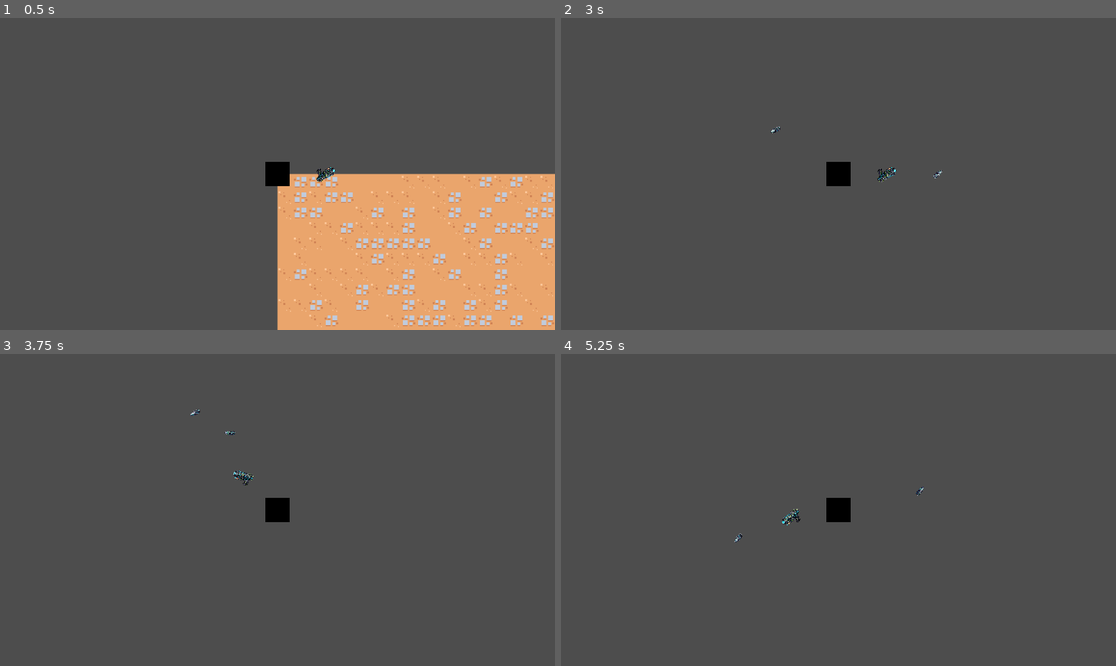
Above: before the commit, frames 1-4 (two rows, left to right).
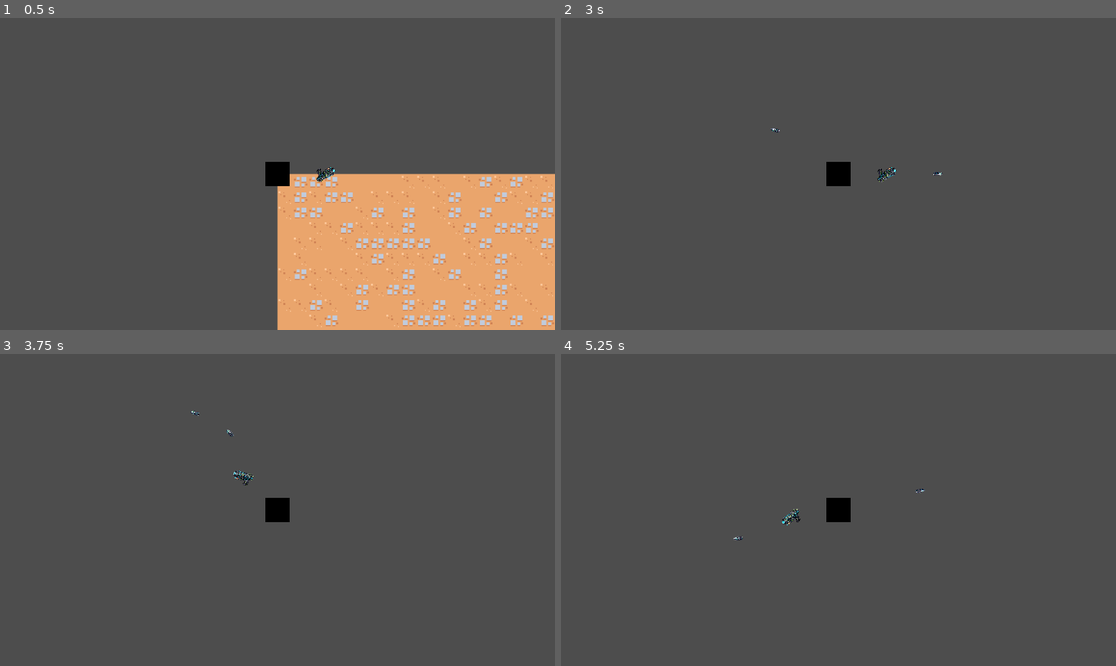
Above: after the commit, the same moments.

Repository: AineeJames/ToBeNamed
Game: Godot game, scene res://scenes/main_game/main_game.tscn
The game is run twice, just before and just after one commit, with the same random seed, the same clock (stepped at 60 frames per second) and the same inputs.
Inputs (mouse positions are in pixels of both pictures, inside the frame that each line leads up to):
- Up to frame 1 (0.5 s): no input
- Up to frame 2 (3 s): tap Enter at 0.5, 2.75 s; move the mouse to (810, 236) at 0.52 s; press the mouse at (810, 236) at 0.53 s; hold W (move_up) 0.53-2.03 s; move the mouse to (1005, 220) at 1.27 s; release the mouse at (1005, 220) at 1.28 s; click (1005, 220) at 1.35 s; tap Space at 2 s; move the mouse to (672, 127) at 2.02 s; press the mouse at (672, 127) at 2.03 s; hold A (move_left) from 2.03 s (still down); move the mouse to (866, 174) at 2.77 s; release the mouse at (866, 174) at 2.78 s; click (866, 174) at 2.85 s
- Up to frame 3 (3.75 s): move the mouse to (194, 432) at 3.52 s; release A (move_left) at 3.53 s; press the mouse at (194, 432) at 3.53 s; hold S (move_down) from 3.53 s (still down)
- Up to frame 4 (5.25 s): tap Space at 4.25 s; move the mouse to (960, 494) at 4.27 s; release S (move_down) at 4.28 s; release the mouse at (960, 494) at 4.28 s; hold D (move_right) 4.28-5.03 s; click (960, 494) at 4.35 s; move the mouse to (727, 525) at 5.02 s; press the mouse at (727, 525) at 5.03 s; hold W (move_up) from 5.03 s (still down)

Frame 1 is identical in both runs. In frame 2, less than 0.1% of the frame differs, in the area x 37-69%, y 34-52%; in frame 3, less than 0.1%; in frame 4, less than 0.1%, in the area x 31-66%, y 42-61%.

Commit message:
damage stat particles

Diff:
--- a/scenes/enemy/enemy.gd
+++ b/scenes/enemy/enemy.gd
@@ -12,7 +12,8 @@
 @onready var CollisionShape = $CollisionShape2D
 @onready var HealthBar = $HealthBar
 
-var BloodParticles = load("res://scenes/particles/blood_particles.tscn")
+var BloodParticles = load("res://scenes/particles/blood/blood_particles.tscn")
+var DamageStat = load("res://scenes/particles/damage_stat/damage_stat.tscn")
 
 signal take_damage(amount, bump_direction)
 
@@ -54,6 +55,12 @@
 	# rotation = direction_to_center.angle()
 
 func _on_take_damage(amount, bump_direction):
+
+	var damagestat_instance = DamageStat.instantiate()
+	damagestat_instance.global_position = global_position
+	get_tree().current_scene.add_child(damagestat_instance)
+	damagestat_instance.emit_damage(amount)
+
 	Health -= amount
 	HealthBar.set_health(Health)
 
--- a/scenes/guns/Gun.gd
+++ b/scenes/guns/Gun.gd
@@ -2,12 +2,20 @@
 
 var Bullet = load("res://scenes/guns/bullet.tscn")
 
+@export var gun_kick: float = 10.0
+
 func _input(event):
-	if event is InputEventMouseButton:
-		if event.is_action_pressed("fire"):
-			var instance = Bullet.instantiate()
-			instance.global_position = global_position
-			instance.rotation = rotation
+	if event.is_action_pressed("fire"):
 
-			instance.velocity = Vector2(10*cos(rotation + PI), 10*sin(rotation + PI))
-			get_tree().current_scene.add_child(instance)
+		# Move gun backwards
+		var tween = get_tree().create_tween()
+		var direction_vector = Vector2(cos(rotation), sin(rotation)).normalized()
+		tween.tween_property(self, "position", position + direction_vector * gun_kick, 0.05).set_trans(Tween.TRANS_CUBIC).set_ease(Tween.EASE_OUT)
+		tween.tween_property(self, "position", position, 0.05).set_trans(Tween.TRANS_LINEAR).set_ease(Tween.EASE_OUT)
+
+		# Add nullet to scene
+		var instance = Bullet.instantiate()
+		instance.global_position = global_position
+		instance.rotation = rotation
+		instance.velocity = Vector2(10*cos(rotation + PI), 10*sin(rotation + PI))
+		get_tree().current_scene.add_child(instance)
--- a/scenes/guns/bullet.gd
+++ b/scenes/guns/bullet.gd
@@ -2,7 +2,6 @@
 
 var velocity: Vector2 = Vector2(0,0)
 var speed = 20
-var damage_amt = 25
 
 func _ready():
 	# Create a new Timer node.
@@ -28,6 +27,7 @@
 func _on_body_entered(body):
 	if body.is_in_group("enemy"):
 		queue_free()
+		var damage_amt = randi_range(10, 30)
 		body.emit_signal("take_damage", damage_amt, velocity.normalized())
 	else:
 		print("entered non enemy")
--- /dev/null
+++ b/scenes/particles/damage_stat/damage_stat.gd
@@ -0,0 +1,8 @@
+extends Node2D
+
+@onready var Particle = $DamgeParticle
+@onready var DamageLabel = $SubViewport/DamageLabel
+
+func emit_damage(val):
+	DamageLabel.text = "-%.01f" % val
+	Particle.emitting = true
--- /dev/null
+++ b/scenes/particles/damage_stat/damage_stat.tscn
@@ -0,0 +1,45 @@
+[gd_scene load_steps=6 format=3 uid="uid://clptgjaoveyqu"]
+
+[ext_resource type="FontFile" uid="uid://dplpohbesep78" path="res://global_assets/fonts/Pixeled.ttf" id="1_7hon4"]
+[ext_resource type="Script" path="res://scenes/particles/damage_stat/damage_stat.gd" id="1_u44ti"]
+
+[sub_resource type="ViewportTexture" id="ViewportTexture_t6tkh"]
+viewport_path = NodePath("SubViewport")
+
+[sub_resource type="Gradient" id="Gradient_oip8t"]
+colors = PackedColorArray(1, 1, 1, 1, 1, 1, 1, 0)
+
+[sub_resource type="Curve" id="Curve_edhyb"]
+min_value = -1.0
+_data = [Vector2(0, -1), 0.0, 2.0, 0, 1, Vector2(1, 1), 2.0, 0.0, 1, 0]
+point_count = 2
+
+[node name="DamageStat" type="Node2D"]
+z_index = 4096
+script = ExtResource("1_u44ti")
+
+[node name="SubViewport" type="SubViewport" parent="."]
+transparent_bg = true
+size = Vector2i(30, 15)
+
+[node name="DamageLabel" type="Label" parent="SubViewport"]
+offset_right = 40.0
+offset_bottom = 23.0
+theme_override_colors/font_color = Color(0.627451, 0.054902, 0.109804, 1)
+theme_override_fonts/font = ExtResource("1_7hon4")
+theme_override_font_sizes/font_size = 5
+text = "-25"
+
+[node name="DamgeParticle" type="CPUParticles2D" parent="."]
+emitting = false
+amount = 1
+one_shot = true
+texture = SubResource("ViewportTexture_t6tkh")
+direction = Vector2(2.08165e-12, -1)
+gravity = Vector2(2.08165e-12, 100)
+initial_velocity_min = 80.0
+initial_velocity_max = 80.0
+color_ramp = SubResource("Gradient_oip8t")
+hue_variation_min = -0.09
+hue_variation_max = 0.12
+hue_variation_curve = SubResource("Curve_edhyb")
Binary file changed: scenes/guns/gun1/images/bullet1.png
Binary file changed: scenes/guns/gun1/images/gun1.png
Renamed: scenes/particles/blood_particles.gd -> scenes/particles/blood/blood_particles.gd
Renamed: scenes/particles/blood_particles.tscn -> scenes/particles/blood/blood_particles.tscn
